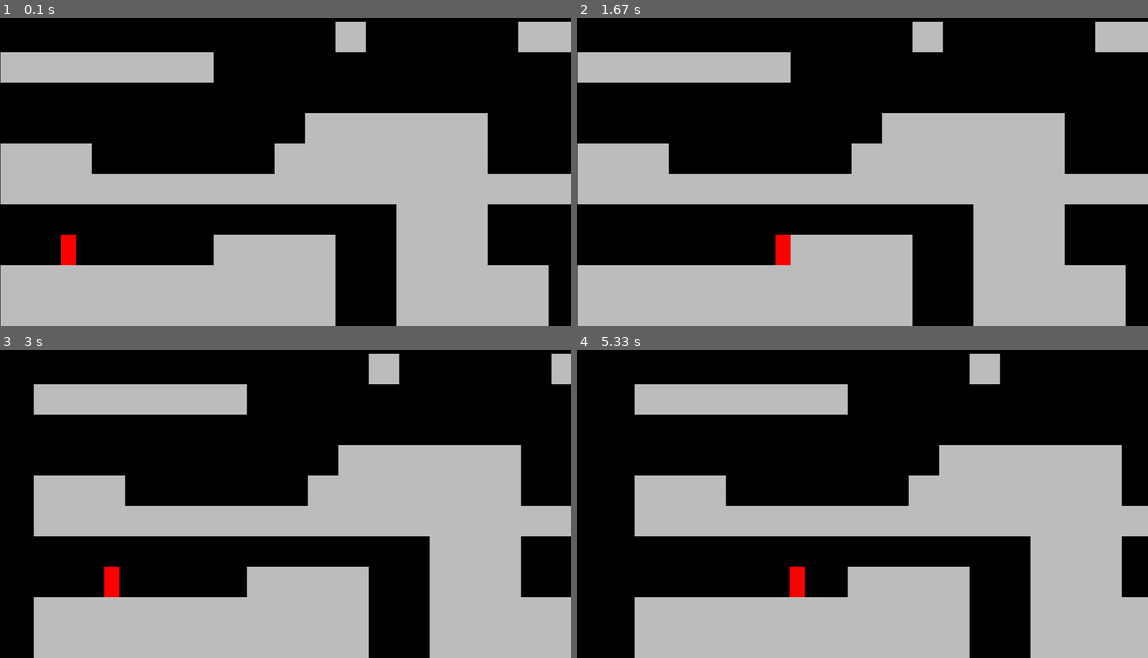
Above: before the commit, frames 1-4 (two rows, left to right).
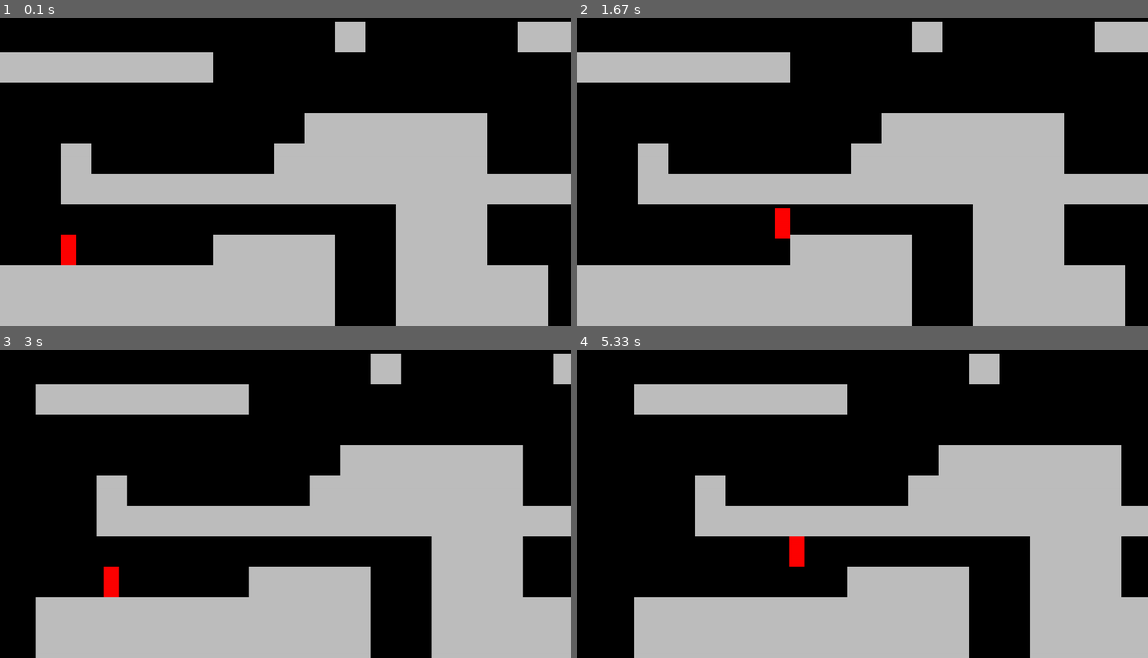
Above: after the commit, the same moments.

Repository: DannxC/CSI-22---Shadow-Fortress
Game: pygame game, started from game.py
Same seed, same stepped clock (60 frames per second), same inputs: the game is played once before the commit and once after it.
Inputs:
- Up to frame 1 (0.1 s): no input
- Up to frame 2 (1.67 s): hold Space 0.33-0.8 s; hold Right 0.33-0.8 s; hold Right 0.83-1.3 s; hold Up 1.33-1.63 s
- Up to frame 3 (3 s): hold Left 2.17-2.7 s; hold Left from 2.73 s (still down)
- Up to frame 4 (5.33 s): release Left at 3.13 s; hold Up 3.17-3.53 s; hold Right 3.57-4.2 s; hold Left 4.23-4.7 s; hold Right 4.73-5.2 s; hold Up from 5.23 s (still down)

The runs differ from the first frame. In frame 1, 2.4% of the frame differs, in the area x 0-97%, y 1-100%; in frame 2, 2.8%; in frame 3, 3.2%, in the area x 5-97%, y 1-100%; in frame 4, 2.9%.

Commit message:
Implement double jump and improve collisions

Diff:
--- a/assets/maps/level1.py
+++ b/assets/maps/level1.py
@@ -12,8 +12,8 @@
     '0000000                  00000000000    ',
     '              E                        0',
     '          000000                E     00',
-    '000      0000000                00      ',
-    '000011111000000011110           00      ',
+    '  0      0000000                00      ',
+    '  0011111000000011110           00      ',
     '             000    000         00 0    ',
     '  P    0000  000    0000000     00      ',
     '00000000000  00000  0000000000  00   000',
--- a/data_objects/levels/level.py
+++ b/data_objects/levels/level.py
@@ -8,7 +8,8 @@
         # Setting the map layout - Contains positional information about elements in the map
         self.display_surface = surface
         self.setup_level(level_data)
-        self.world_shift = 1
+        self.world_shift = 0
+        self.current_x = 0
 
     # Setting the group of tiles
     def setup_level(self, layout):
@@ -27,10 +28,12 @@
                     self.player.add(player_sprite)
 
     # Scroll the level tiles
-    def scroll_x(self):
+    def scroll(self):
         player = self.player.sprite
         player_x = player.rect.centerx
+        #player_y = player.rect.centery
         direction_x = player.direction.x
+        #direction_y = player.direction.y
 
         if player_x < SCREEN_WIDTH/5 and direction_x < 0:
             self.world_shift = 5
@@ -42,6 +45,14 @@
             self.world_shift = 0
             player.speed = 6
 
+        '''if player_y < SCREEN_HEIGHT/5:
+            self.world_shift[1] = player.speed
+
+        elif player_x > 4*SCREEN_HEIGHT/5:
+            self.world_shift[1] = - player.speed
+        else:
+            self.world_shift[1] = 0'''
+
     # Get the horizontal movement collisions
     def collisions_x(self):
         player = self.player.sprite
@@ -51,8 +62,17 @@
             if sprite.rect.colliderect(player.rect):
                 if player.direction.x < 0:
                     player.rect.left = sprite.rect.right
+                    player.on_left = True
+                    self.current_x = player.rect.left
                 elif player.direction.x > 0:
                     player.rect.right = sprite.rect.left
+                    player.on_right = True
+                    self.current_x = player.rect.right
+
+        if player.on_left and (player.rect.left < self.current_x or player.direction.x >= 0):
+            player.on_left = False
+        if player.on_right and (player.rect.right > self.current_x or player.direction.x <= 0):
+            player.on_right = False
 
 # Get the vertical movement collisions
     def collisions_y(self):
@@ -64,16 +84,25 @@
                 if player.direction.y > 0:
                     player.rect.bottom = sprite.rect.top
                     player.direction.y = 0
+                    player.on_ground = True
+                    player.double_jump = True
+                    player.double_jump_delay = 0
                 elif player.direction.y < 0:
                     player.rect.top = sprite.rect.bottom
                     player.direction.y = 0
+                    player.on_ceiling = True
+
+        if player.on_ground and player.direction.y < 0 or player.direction.y > 1:
+            player.on_ground = False
+        if player.on_ceiling and player.direction.y > 0:
+            player.on_ceiling = False
 
     # Draw the sprites
     def run(self):
         # Level tiles
+        self.scroll()
         self.tiles.update(self.world_shift)
         self.tiles.draw(self.display_surface)
-        self.scroll_x()
 
         # Player
         self.player.update()
--- a/data_objects/levels/tiles.py
+++ b/data_objects/levels/tiles.py
@@ -8,8 +8,8 @@
         self.rect = self.image.get_rect(topleft = pos)
 
     # Update the tile position as the level shifts
-    def update(self, x_shift):
-        self.rect.x += x_shift
+    def update(self, world_shift):
+        self.rect.x += world_shift
 
 
 class SolidTile(pygame.sprite.Sprite):
--- a/data_objects/players/player.py
+++ b/data_objects/players/player.py
@@ -10,28 +10,60 @@
         # Player movement
         self.direction = pygame.math.Vector2(0,0)
         self.speed = 6
-        self.gravity = 0.7
-        self.jump_speed = -10
+        self.gravity = 0.8
+        self.jump_speed = -15
+        self.double_jump = False
+        self.double_jump_delay = 0
+
+        # Player status
+        self.status = 'idle'
+        self.facing_right = True
+        self.on_ground = False
+        self.on_ceiling = False
+        self.on_left = False
+        self.on_right = False
 
 
     def get_input(self):
         keys = pygame.key.get_pressed()
+        self.double_jump_delay += 1
 
         if keys[pygame.K_RIGHT]:
             self.direction.x = 1
+            self.facing_right = True
         elif keys[pygame.K_LEFT]:
             self.direction.x = -1
+            self.facing_right = False
         else:
             self.direction.x = 0
-        if keys[pygame.K_SPACE]:
+        if keys[pygame.K_SPACE] or keys[pygame.K_UP]:
             self.jump()
+
+
+    def get_status(self):
+        if self.direction.y < 0:
+            self.status = 'jump'
+        elif self.direction.y > 0:
+            self.status = 'fall'
+        else:
+            if self.direction.x != 0:
+                self.status = 'run'
+            else:
+                self.status = 'idle'
 
     def apply_gravity(self):
         self.rect.y += self.direction.y
         self.direction.y += self.gravity
 
     def jump(self):
-        self.direction.y = self.jump_speed
+        # Jump only if the player stands on ground
+        if self.on_ground:
+            self.direction.y = self.jump_speed
+        # Double jump only after a certain delay and only once in the air
+        if self.double_jump and self.double_jump_delay >= 15:
+            self.direction.y = self.jump_speed
+            self.double_jump = False
 
     def update(self):
         self.get_input()
+        self.get_status()
